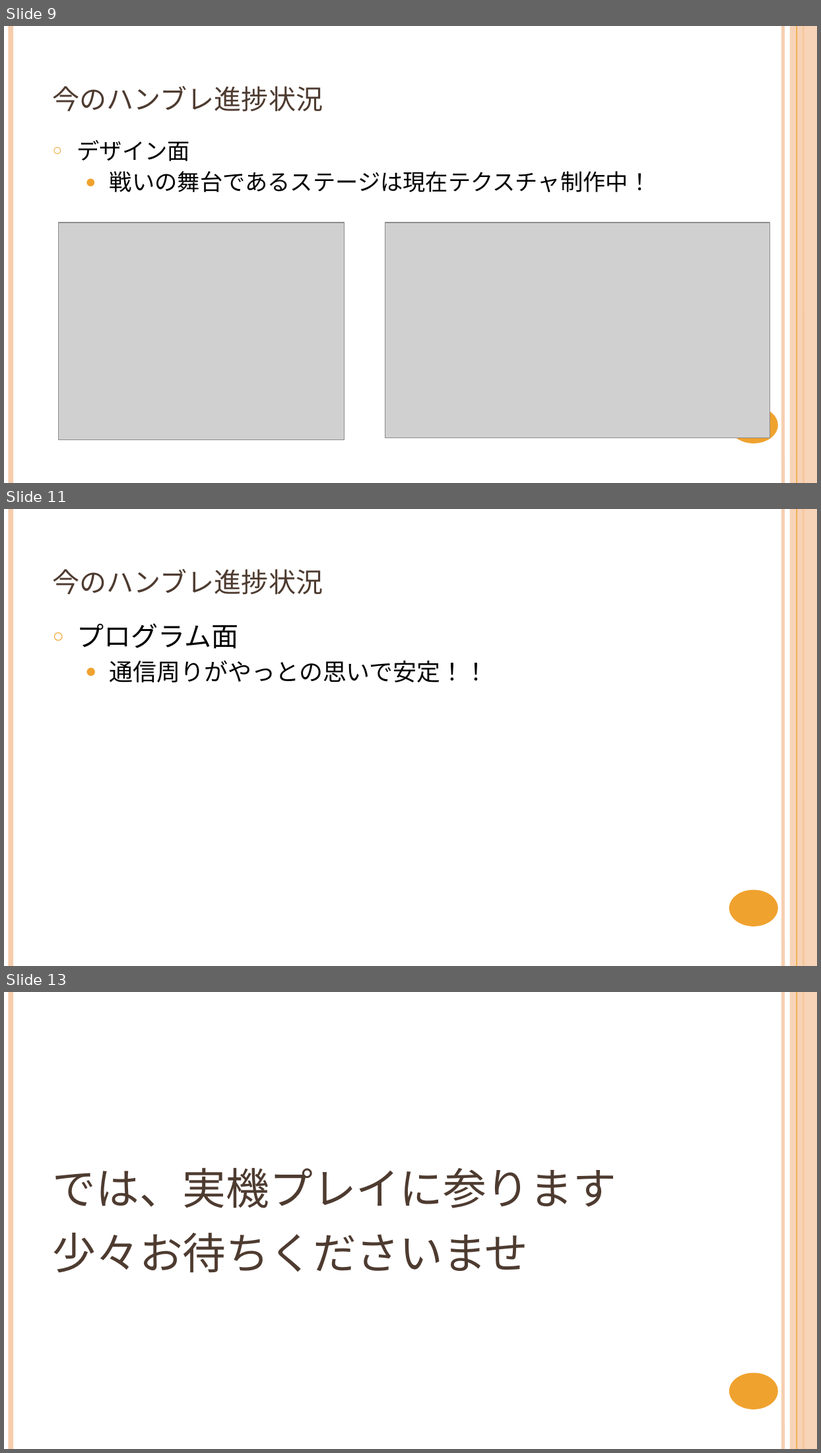
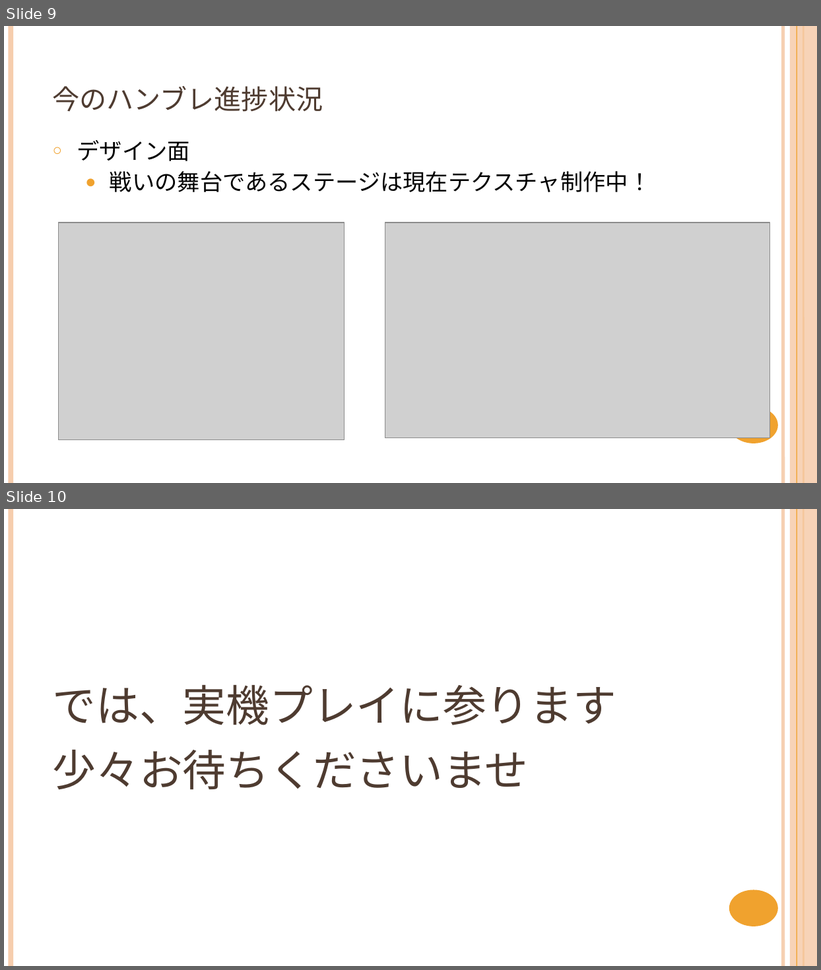
Before and after one commit to NyamLand/VSRPG, a slide deck: 仕様/プレゼンテーション/第二回発表.pptx. Shown one above the other, each under a label of ours: slides 9, 11 and 13 before the commit, slides 9 and 10 after it; the slides between them are not shown. The pictures are 821x1453 and 821x970 pixels, drawn with LibreOffice and Linux fonts; fonts in the diff are those of the drawing; grey boxes stand for pictures. Boxes give left, top, right and bottom in pixels: in the first picture for what was removed or moved away, otherwise in the second. Text is boxed around its words. In the diff, an @@ line names an element or a change of style, - is before the commit and + after.

Commit message:
しれっとプレゼン更新＆BGMとSE大量追加

```diff
--- a/仕様/プレゼンテーション/第二回発表.pptx
+++ b/仕様/プレゼンテーション/第二回発表.pptx
@@ slide 11 removed at (4,509,817,966), background #FFFFFF; not listed: 6 template elements that a slide beside it also shows @@
@@ title removed at (53,569,323,595) @@
-今のハンブレ進捗状況
@@ text removed at (77,623,488,683) @@
-○ プログラム面
-  ● 通信周りがやっとの思いで安定！！
@@ what was slide 13 is now slide 10 @@
```
Also in this commit, not shown: 5 slides changed, 2 other slides removed, 13 other files.
